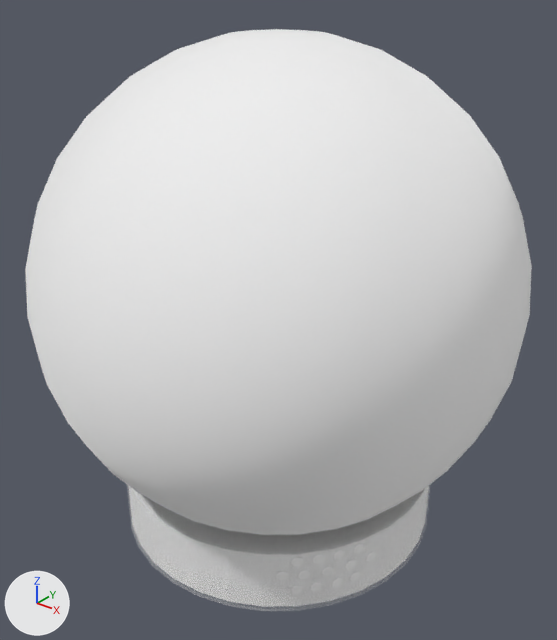
The glTF model public/models/snowglobeFinal/bouleHolosphere.glb as it was, and as the next commit left it.
The view is the same before and after, from a camera (50 mm lens) standing at (5.27, -6.59, 6.74) and looking at (0.06, -0.08, 2.7). Every picture has the same lights, and +X, +Y and +Z are marked at lower left. Where no turn or scale is listed for an object, it has been applied to the vertices.

Script lines for the objects in view, before the commit:
```python
me_cylinder = bpy.data.meshes.new('Cylinder')
me_cylinder.from_pydata(...)  # 1827 vertices, 3650 faces; spans x -2.0..2.0, y -2.0..2.0, z -0.05..0.85
me_cylinder.materials.append(mat_bois_001)  # white #ffffff
me_cylindre_002 = bpy.data.meshes.new('Cylindre.002')
me_cylindre_002.from_pydata(...)  # a 32-sided cylinder along z spanning x -1.98..1.98, y -1.98..1.98, z -0.39..0.39
me_cylindre_002.materials.append(mat_feutre_noir_001)  # white #ffffff
me_sphere = bpy.data.meshes.new('Sphere')
me_sphere.from_pydata(...)  # 417 vertices, 830 faces; spans x -2.86..2.86, y -2.86..2.86, z 0.85..5.96
me_sphere.materials.append(mat_matériau_004)  # white #ffffff
ob_boule_verre = bpy.data.objects.new('Boule verre', me_sphere)
ob_boule_verre.location = (0.0, 0.0, 0.0)
ob_interieur_enceinte = bpy.data.objects.new('Interieur enceinte', me_cylindre_002)
ob_interieur_enceinte.location = (0.0, 0.0, 0.38)
ob_socle = bpy.data.objects.new('Socle', me_cylinder)
ob_socle.location = (0.0, 0.0, 0.0)
```
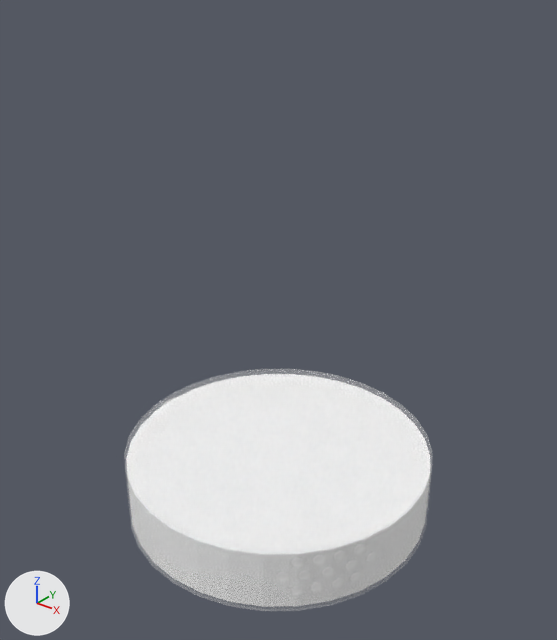
Where the change shows, as pixel boxes (x1, y1, x2, y2) in the pictures (557 x 640 px):
'Boule verre', deleted: before (25, 29, 532, 535)
'Socle', unchanged, uncovered by the edit: before (127, 484, 431, 611); after (124, 369, 432, 611)

The change, as a list of edits to the scene's bpy script:
```text
Remove ob_boule_verre:
    ob_boule_verre = bpy.data.objects.new('Boule verre', me_sphere)
    ob_boule_verre.location = (0.0, 0.0, 0.0)
```
